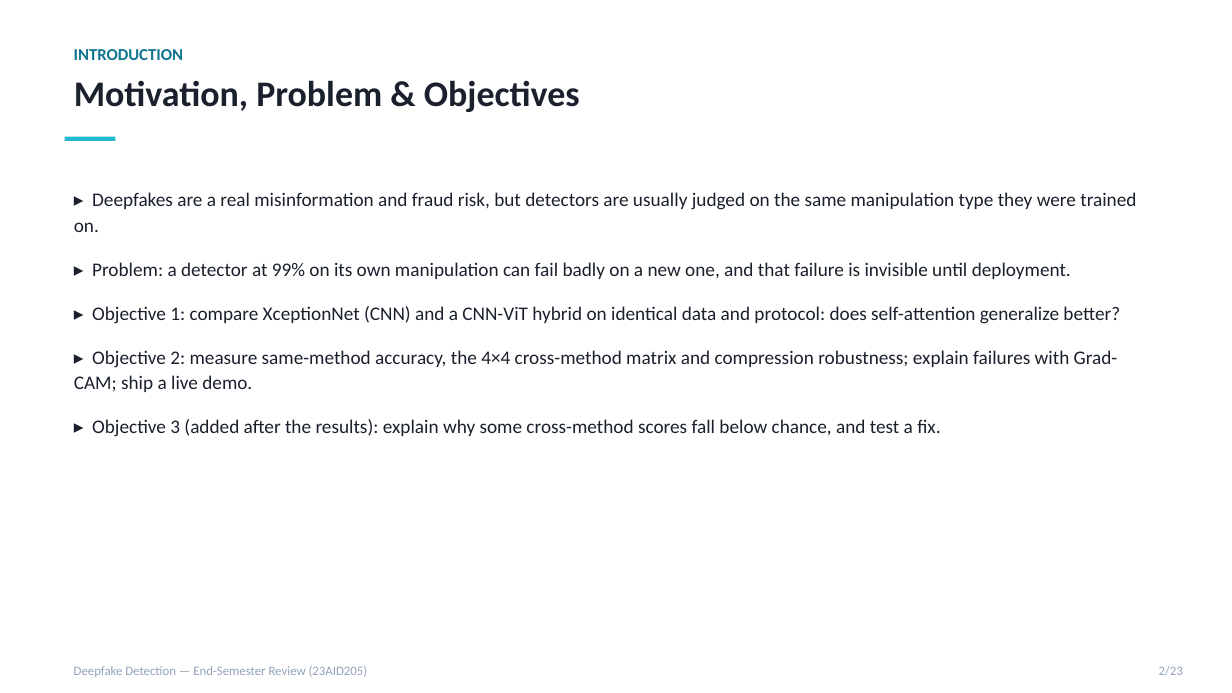
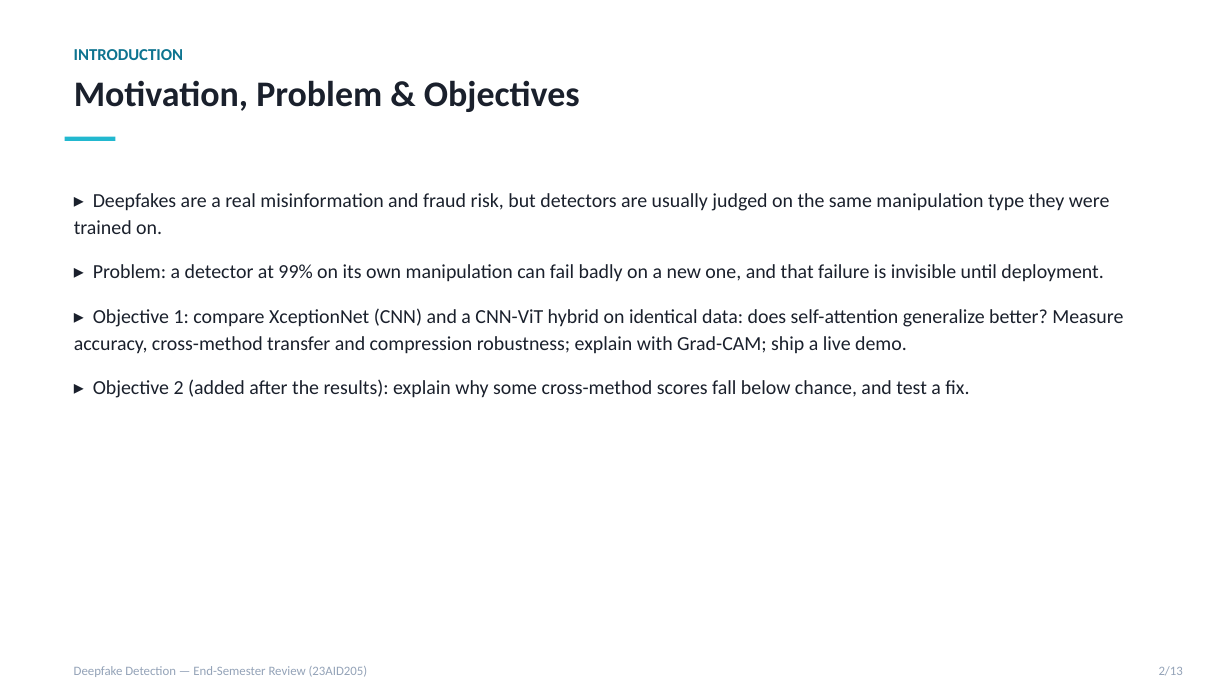
Before and after one commit to DUNE-ODYSSEY/deepfake-detection, a slide deck: slide 2 of docs/end_review_presentation.pptx. Drawn at 1232x693 pixels with LibreOffice and Linux fonts; fonts in the diff are those of the drawing. Boxes give left, top, right and bottom in pixels: in the first picture for what was removed or moved away, otherwise in the second. Text is boxed around its words. In the diff, an @@ line names an element or a change of style, - is before the commit and + after.

```diff
--- a/docs/end_review_presentation.pptx
+++ b/docs/end_review_presentation.pptx
@@ text at [74, 193, 1109, 282]: size 15 to 15.5 pt in "▸ Deepfakes are a real misinformation and ...", "▸ Problem: a detector at 99% on ..." @@
@@ text at [74, 308, 1123, 398]: text changed; size 15 to 15.5 pt @@
-▸ Objective 1: compare XceptionNet (CNN) and a CNN-ViT hybrid on identical data and protocol: does self-attention generalize better?
-▸ Objective 2: measure same-method accuracy, the 4×4 cross-method matrix and compression robustness; explain failures with Grad-CAM; ship a live demo.
-▸ Objective 3 (added after the results): explain why some cross-method scores fall below chance, and test a fix.
+▸ Objective 1: compare XceptionNet (CNN) and a CNN-ViT hybrid on identical data: does self-attention generalize better? Measure accuracy, cross-method transfer and compression robustness; explain with Grad-CAM; ship a live demo.
+▸ Objective 2 (added after the results): explain why some cross-method scores fall below chance, and test a fix.
@@ text at [1159, 666, 1183, 675]: text changed @@
-2/23
+2/13
```
Also in this commit, not shown: 10 other slides changed, 1 slide added, 11 slides removed.
